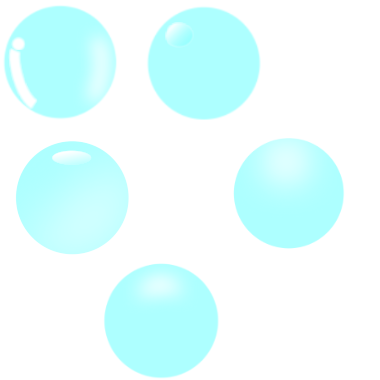
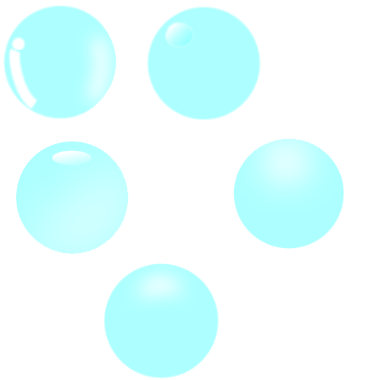
Before/after of a 380×380 layered artwork. What changed in the layer stack:
painted on "Bolha 5 1.png" over [234, 138, 340, 187]
painted on "layer1.png" over [15, 141, 129, 255]
painted on "Bolha 1 1.png" over [82, 22, 117, 115]
